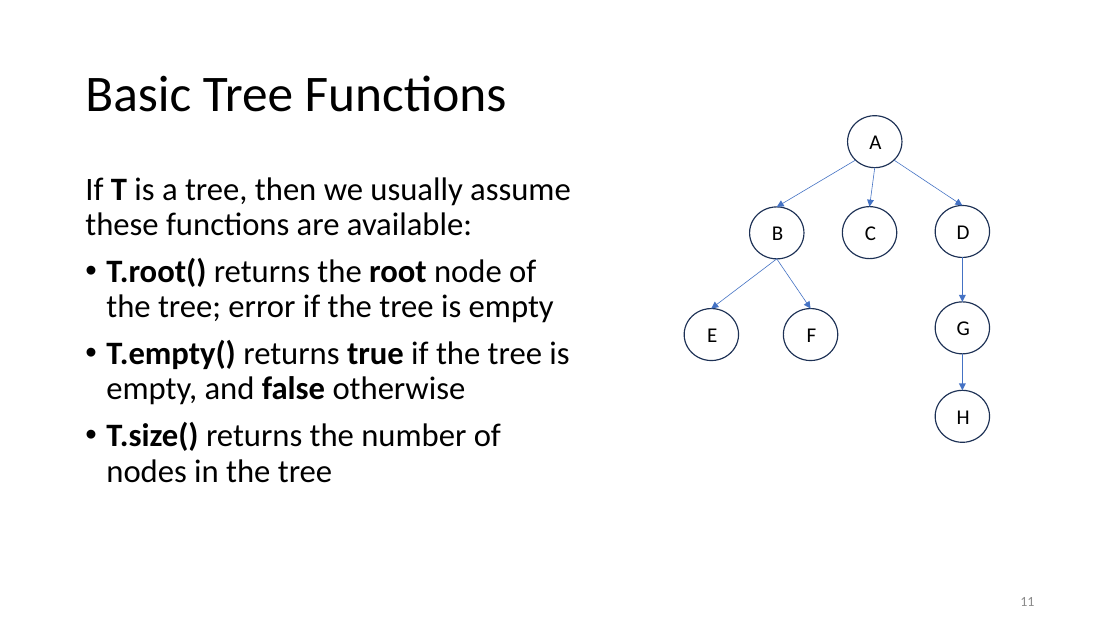
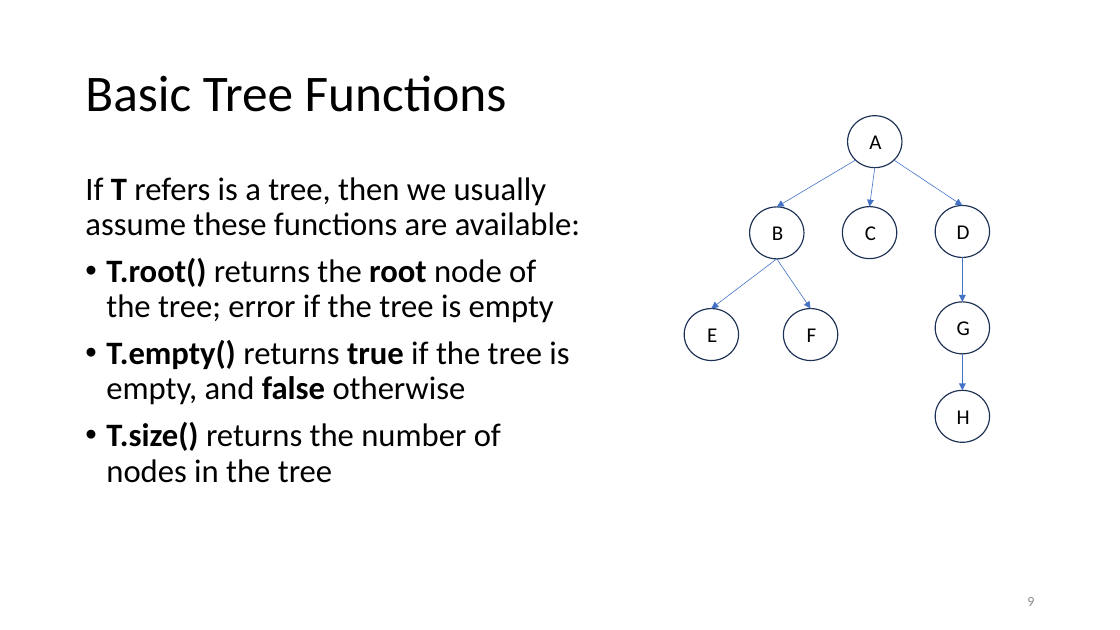
Before and after one commit to vinn03/cmpt225summer2023, a slide deck: slide 9 of lecture_notes/week6/week6_trees.pptx (slide 11 before the commit). Drawn at 1120x630 pixels with LibreOffice and Linux fonts; fonts in the diff are those of the drawing. Boxes give left, top, right and bottom in pixels: in the first picture for what was removed or moved away, otherwise in the second. Text is boxed around its words. In the diff, an @@ line names an element or a change of style, - is before the commit and + after.

Commit message:
edited pptx

```diff
--- a/lecture_notes/week6/week6_trees.pptx
+++ b/lecture_notes/week6/week6_trees.pptx
@@ text at box(85, 177, 580, 236): text changed @@
-If T is a tree, then we usually assume these functions are available:
+If T refers is a tree, then we usually assume these functions are available:
@@ page number at box(1027, 597, 1034, 606): text changed @@
-11
+9
```
Also in this commit, not shown: 10 other slides changed, 2 slides removed, 1 other file.
